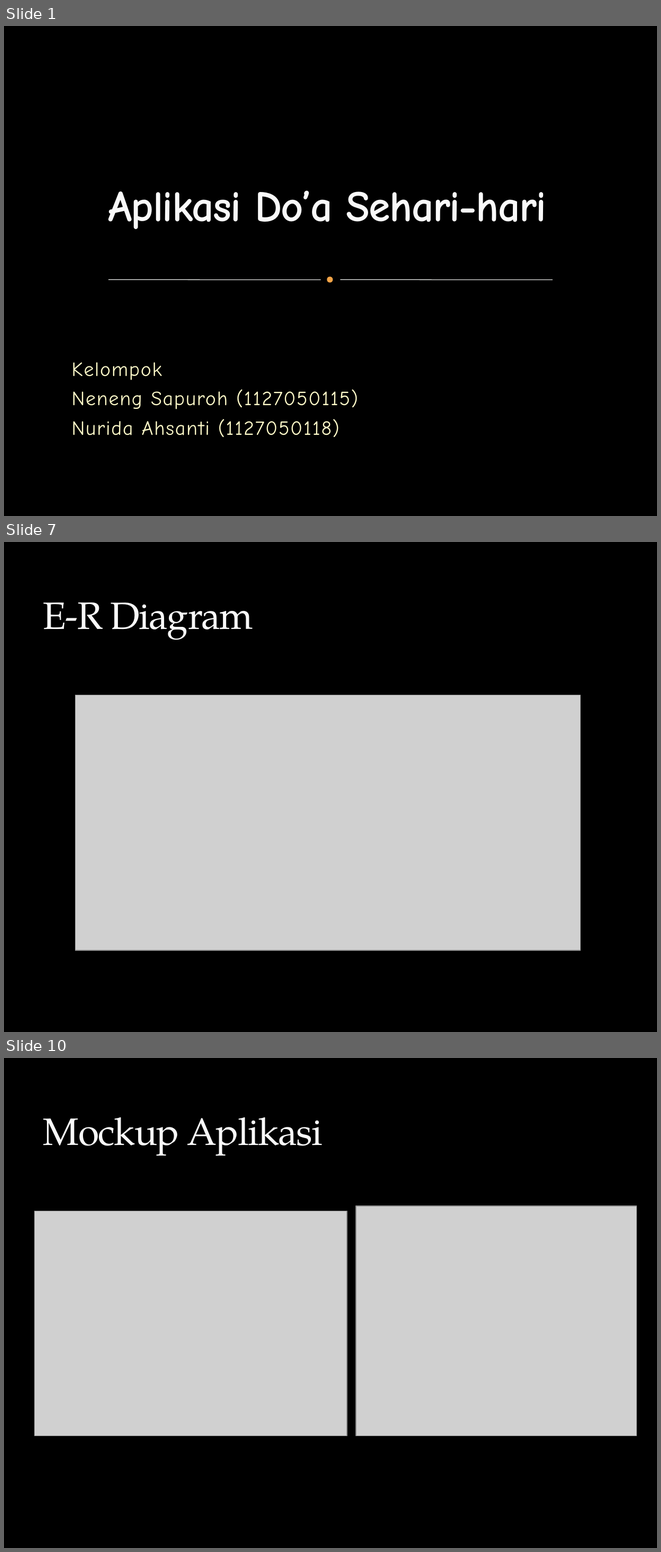
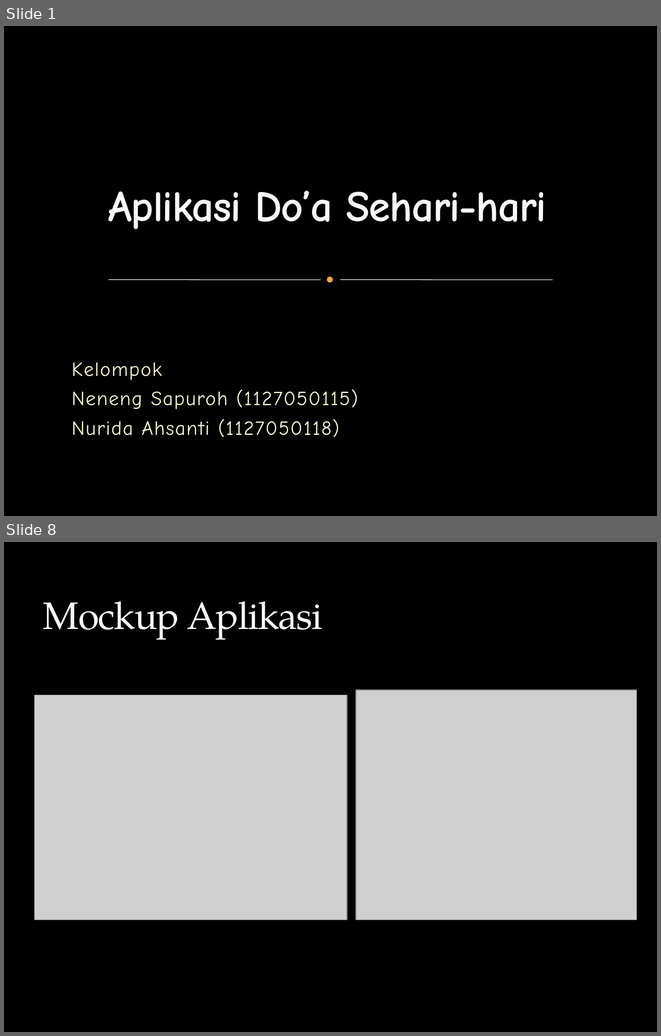
Before and after one commit to NenengSapuroh/Tugas_usecase_pizza, a slide deck: Tubes/power point Aplikasi Do’a Sehari-hari.pptx. Shown one above the other, each under a label of ours: slides 1, 7 and 10 before the commit, slides 1 and 8 after it; the slides between them are not shown. The pictures are 661x1552 and 661x1036 pixels, drawn with LibreOffice and Linux fonts; fonts in the diff are those of the drawing; grey boxes stand for pictures; background and template pictures are left out. Boxes give left, top, right and bottom in pixels: in the first picture for what was removed or moved away, otherwise in the second. Text is boxed around its words. In the diff, an @@ line names an element or a change of style, - is before the commit and + after.

```diff
--- a/Tubes/power point Aplikasi Do’a Sehari-hari.pptx
+++ b/Tubes/power point Aplikasi Do’a Sehari-hari.pptx
@@ slide 7 removed at (4,542,657,1032), background picture (left out) @@
@@ title removed at (43,602,254,640) @@
-E-R Diagram
@@ picture removed at (75,695,580,950) @@
@@ what was slide 10 is now slide 8 @@
```
Also in this commit, not shown: 5 slides changed, 1 slide added, 2 other slides removed, 5 other files.
